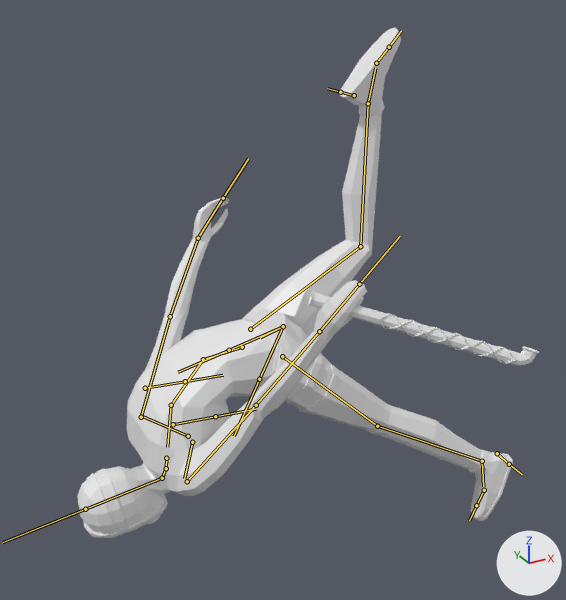
What one commit did to the FBX model GroepC_UnityProject/Assets/Art/Dev Objects/animations/Charachter test/animated boy.fbx.
Camera for both pictures: a 50 mm camera at (-4.04, -1.9, 5.8) aimed at (-3.02, -0.06, 4.87). Arrows for +X, +Y and +Z are at lower right; the lights stay in place. Both versions are drawn at frame 1 of the action 'metarig|EmptyAction'; the numbers are the values there. The bones that bend it are drawn over the model as lines.

The first picture shows 'Enemy', 'EnemyMask', 'EnemyPants', 'EnemyShoeLeft', 'EnemyShoeRight', 'EnemyWeapon'.
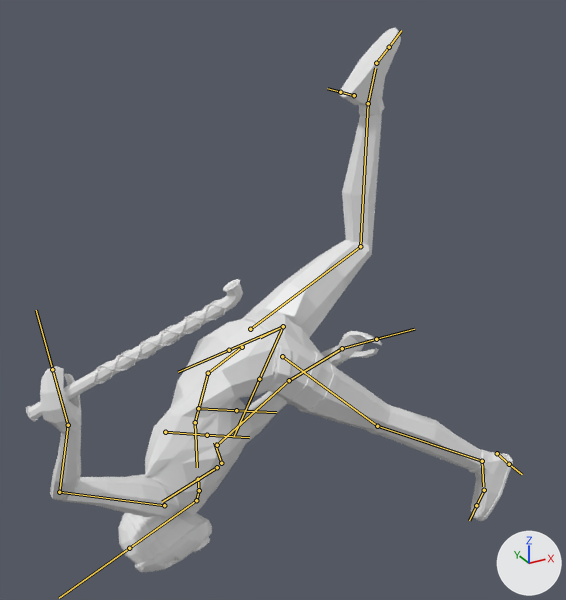
Changed parts and their boxes [x1, y1, x2, y2] in the pictures (566 x 600 px):
'Enemy', posed: before [77, 197, 367, 534]; after [40, 315, 382, 565]
'EnemyWeapon', posed (6% narrower, 87% taller): before [308, 290, 539, 366]; after [26, 279, 243, 422]
'EnemyMask', posed: before [83, 469, 168, 538]; after [122, 513, 212, 572]
bone 'spine.001', root to tip: before (242, 347) to (203, 359); after (242, 347) to (208, 373)
bone 'spine.003', root to tip: before (171, 405) to (167, 447); after (195, 422) to (197, 467)
bone 'spine.006', root to tip: before (162, 478) to (85, 509); after (196, 500) to (129, 548)
bone 'shoulder.L', root to tip: before (192, 442) to (184, 478); after (217, 467) to (162, 502)
bone 'upper_arm.L', root to tip: before (187, 481) to (256, 405); after (164, 505) to (59, 492)
bone 'forearm.L', root to tip: before (256, 405) to (319, 331); after (59, 492) to (68, 425)
bone 'hand.L', root to tip: before (319, 331) to (359, 284); after (68, 425) to (52, 369)
bone 'upper_arm.R', root to tip: before (141, 417) to (170, 316); after (217, 445) to (289, 380)
bone 'forearm.R', root to tip: before (170, 316) to (198, 238); after (289, 380) to (342, 348)

The change, as a list of edits to the scene's bpy script:
```text
Change bone_spine_001:
    where bone_spine_001 = bpy.data.objects['metarig'].pose.bones['spine.001']  # child of 'spine'
    bone_spine_001.rotation_quaternion: (1.0, -0.021, 0.0, 0.0) -> (0.984, 0.179, 0.0, 0.0)  # degrees (-2, 0, 0) -> degrees (21, 0, 0)
Change bone_spine_003:
    where bone_spine_003 = bpy.data.objects['metarig'].pose.bones['spine.003']  # child of 'spine.002'
    bone_spine_003.rotation_quaternion: (0.959, 0.283, -0.01, 0.01) -> (0.897, 0.145, 0.414, -0.054)  # degrees (33, -1, 1) -> degrees (19, 49, 2)
Change bone_spine_006:
    where bone_spine_006 = bpy.data.objects['metarig'].pose.bones['spine.006']  # child of 'spine.005'
    bone_spine_006.rotation_quaternion: (0.936, -0.352, 0.002, 0.011) -> (0.935, -0.176, -0.06, -0.302)  # degrees (-41, 1, 1) -> degrees (-17, -13, -34)
Change bone_shoulder_l:
    where bone_shoulder_l = bpy.data.objects['metarig'].pose.bones['shoulder.L']  # child of 'spine.003'
    bone_shoulder_l.rotation_quaternion: (1.0, 0.0, 0.0, 0.0) -> (0.982, 0.166, -0.054, 0.078)  # degrees (0, 0, 0) -> degrees (19, -8, 8)
Change bone_upper_arm_l:
    where bone_upper_arm_l = bpy.data.objects['metarig'].pose.bones['upper_arm.L']  # child of 'shoulder.L'
    bone_upper_arm_l.rotation_quaternion: (0.972, 0.195, 0.133, -0.005) -> (0.686, -0.24, 0.686, 0.022)  # degrees (23, 15, 3) -> degrees (-101, 72, -79)
Change bone_forearm_l:
    where bone_forearm_l = bpy.data.objects['metarig'].pose.bones['forearm.L']  # child of 'upper_arm.L'
    bone_forearm_l.rotation_quaternion: (0.887, -0.115, -0.434, 0.11) -> (0.79, 0.373, -0.317, 0.369)  # degrees (-27, -48, 26) -> degrees (34, -51, 33)
Change bone_hand_l:
    where bone_hand_l = bpy.data.objects['metarig'].pose.bones['hand.L']  # child of 'forearm.L'
    bone_hand_l.rotation_quaternion: (1.0, 0.0, 0.0, 0.0) -> (0.984, -0.169, -0.044, -0.035)  # degrees (0, 0, 0) -> degrees (-19, -6, -3)
Change bone_upper_arm_r:
    where bone_upper_arm_r = bpy.data.objects['metarig'].pose.bones['upper_arm.R']  # child of 'shoulder.R'
    bone_upper_arm_r.rotation_quaternion: (0.972, 0.195, -0.133, 0.005) -> (0.884, 0.367, 0.274, -0.096)  # degrees (23, -15, -3) -> degrees (46, 34, 2)
Change bone_forearm_r:
    where bone_forearm_r = bpy.data.objects['metarig'].pose.bones['forearm.R']  # child of 'upper_arm.R'
    bone_forearm_r.rotation_quaternion: (0.887, -0.115, 0.434, -0.11) -> (0.823, -0.227, 0.334, 0.4)  # degrees (-27, 48, -26) -> degrees (-9, 47, 48)
```
